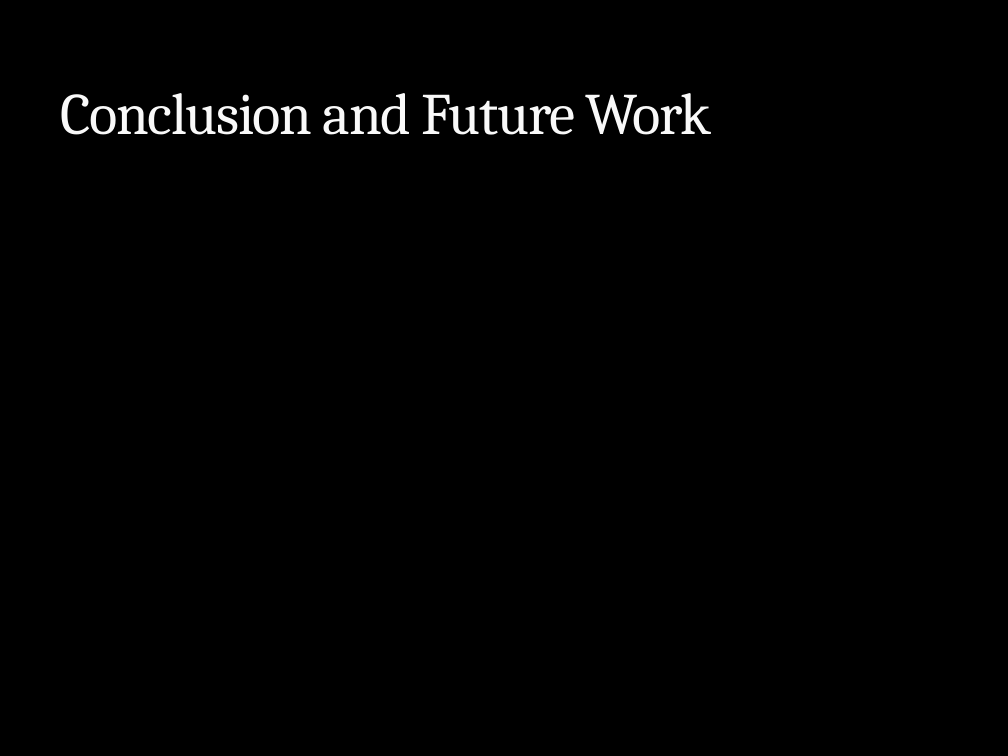
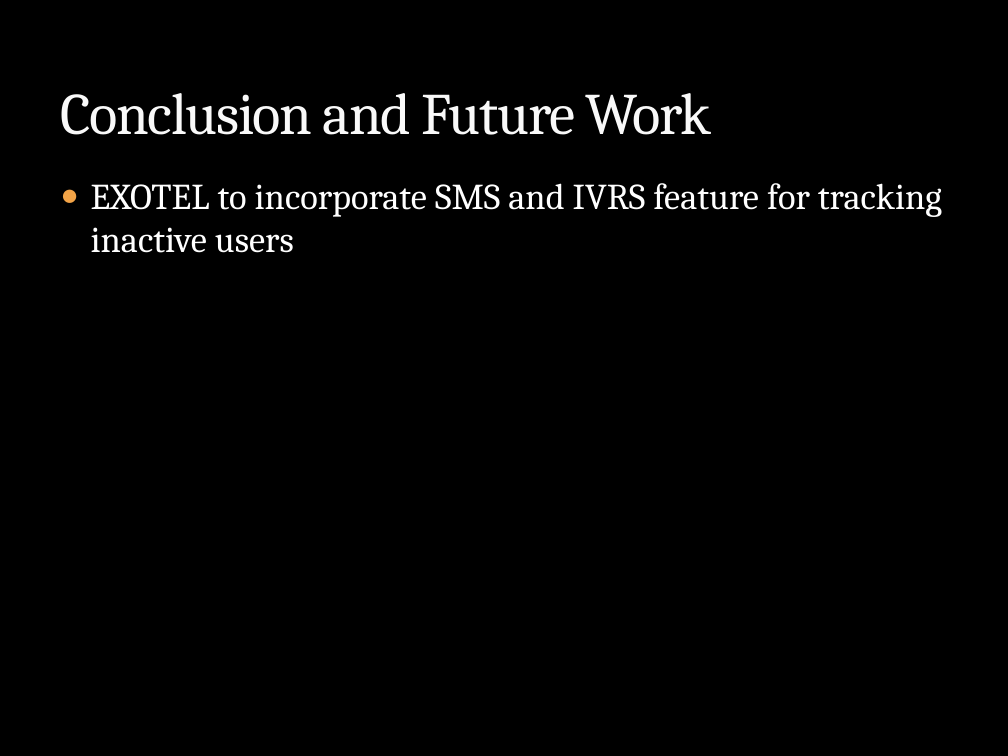
Before and after one commit to Mumbai2016/team-13, a slide deck: slide 8 of PPT/Dream A Dream.pptx. Drawn at 1008x756 pixels with LibreOffice and Linux fonts; fonts in the diff are those of the drawing; background and template pictures are left out. Boxes give left, top, right and bottom in pixels: in the first picture for what was removed or moved away, otherwise in the second. Text is boxed around its words. In the diff, an @@ line names an element or a change of style, - is before the commit and + after.

Commit message:
edit

```diff
--- a/PPT/Dream A Dream.pptx
+++ b/PPT/Dream A Dream.pptx
@@ text added at (91,183,942,253), 26 pt, text #FFFFFF @@
+● EXOTEL to incorporate SMS and IVRS feature for tracking inactive users
```
Also in this commit, not shown: 2 slides added, 2 slides removed.
